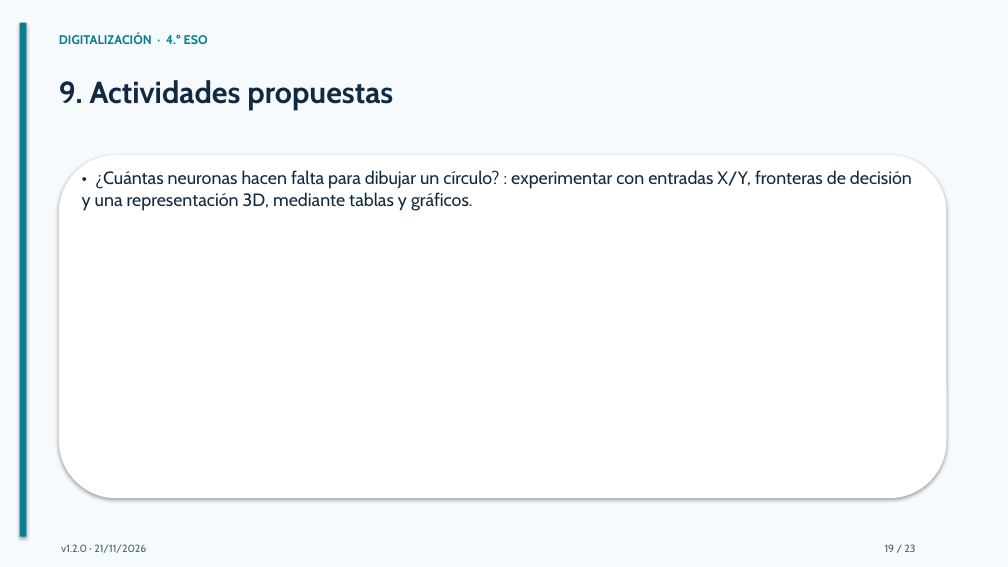
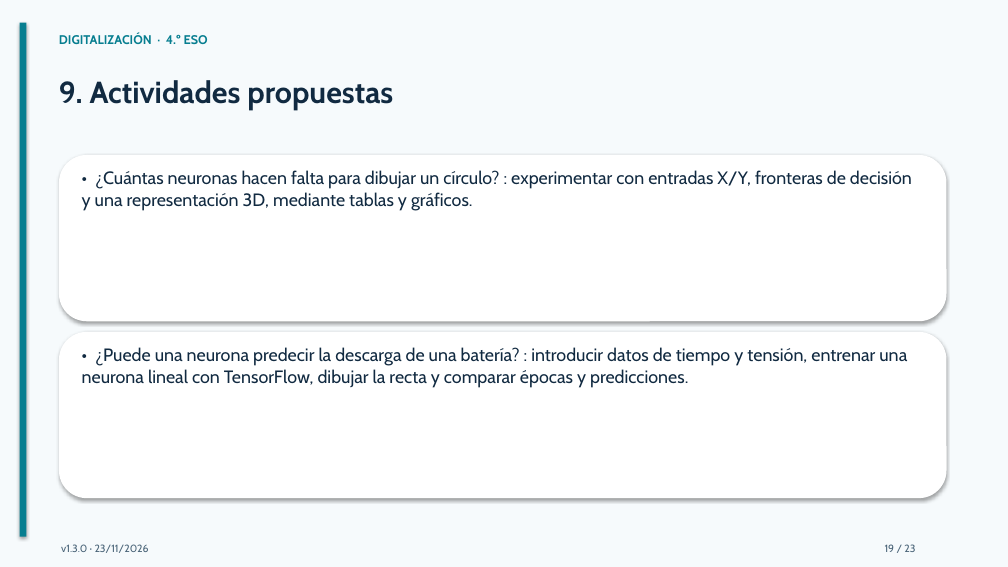
Before and after one commit to bitschips/digitaliza4, a slide deck: slide 19 of temas/tema-08-programacion-e-inteligencia-artificial/presentaciones/tema-08-programacion-e-inteligencia-artificial.pptx. Drawn at 1008x567 pixels with LibreOffice and Linux fonts; fonts in the diff are those of the drawing. Boxes give left, top, right and bottom in pixels: in the first picture for what was removed or moved away, otherwise in the second. Text is boxed around its words. In the diff, an @@ line names an element or a change of style, - is before the commit and + after.

```diff
--- a/temas/tema-08-programacion-e-inteligencia-artificial/presentaciones/tema-08-programacion-e-inteligencia-artificial.pptx
+++ b/temas/tema-08-programacion-e-inteligencia-artificial/presentaciones/tema-08-programacion-e-inteligencia-artificial.pptx
@@ rounded rectangle: place and size @@
-rounded rectangle at [59,155,947,498]
+rounded rectangle at [59,155,947,321]
@@ rounded rectangle added at [59,332,947,498], fill #FFFFFF @@
@@ text added at [82,347,907,388], 17 pt, text #112A41 @@
+• ¿Puede una neurona predecir la descarga de una batería? : introducir datos de tiempo y tensión, entrenar una neurona lineal con TensorFlow, dibujar la recta y comparar épocas y predicciones.
@@ text at [61,544,149,553]: text changed @@
-v1.2.0 · 21/11/2026
+v1.3.0 · 23/11/2026
```
Also in this commit, not shown: 22 other slides changed, 2 other files.
